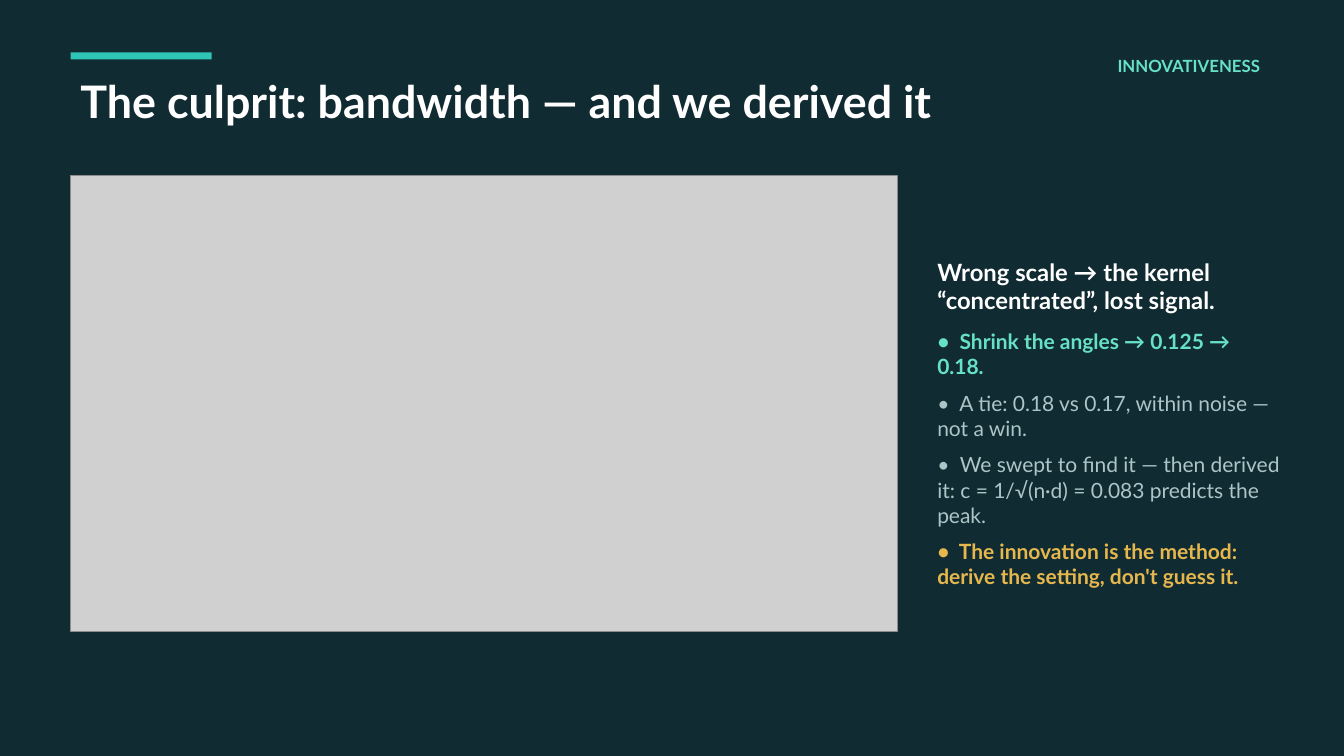
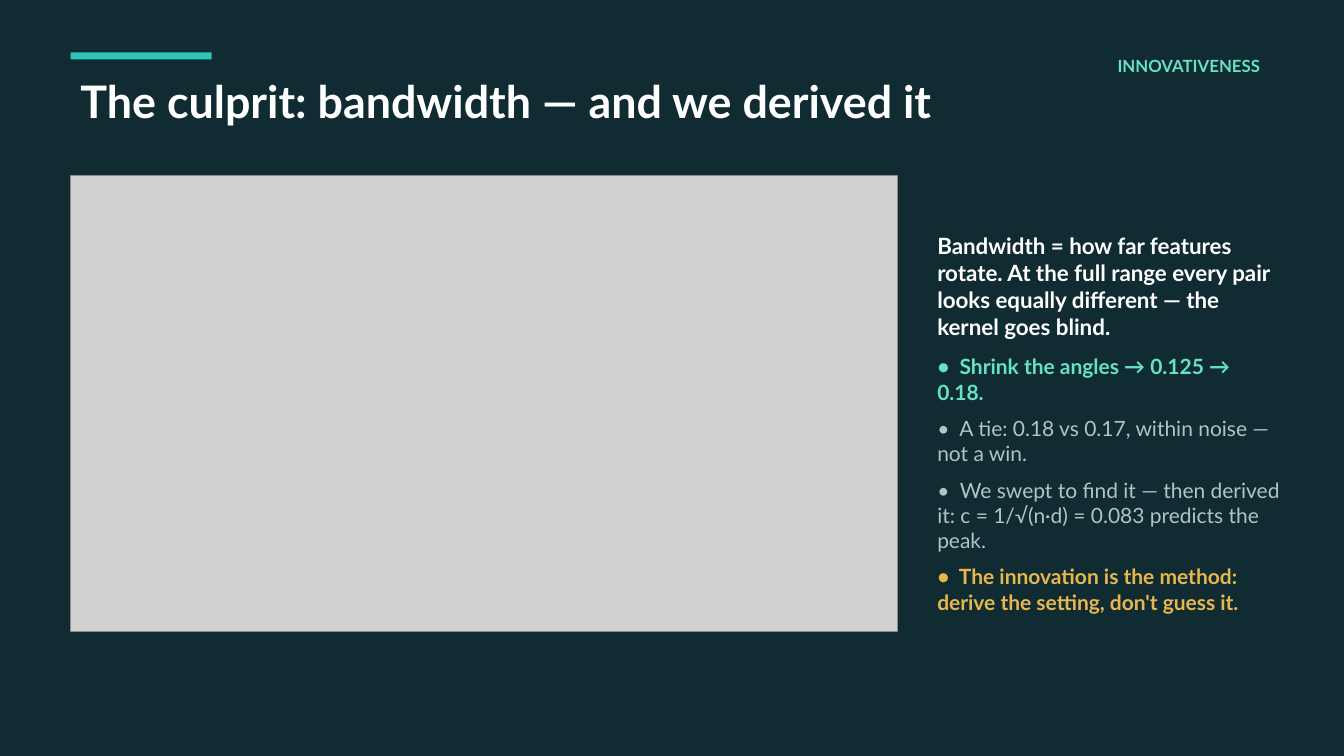
Before and after one commit to ELNAUL99/q-sieve, a slide deck: slide 5 of QSIEVE_pitch.pptx. Drawn at 1344x756 pixels with LibreOffice and Linux fonts; fonts in the diff are those of the drawing; grey boxes stand for pictures. Boxes give left, top, right and bottom in pixels: in the first picture for what was removed or moved away, otherwise in the second. Text is boxed around its words. In the diff, an @@ line names an element or a change of style, - is before the commit and + after.

```diff
--- a/QSIEVE_pitch.pptx
+++ b/QSIEVE_pitch.pptx
@@ text at (937,237,1270,339): text changed; size 17 to 16 pt @@
-Wrong scale → the kernel “concentrated”, lost signal.
+Bandwidth = how far features rotate. At the full range every pair looks equally different — the kernel goes blind.
```
Also in this commit, not shown: 1 other slide changed, 1 slide added, 1 slide removed, 2 other files.
